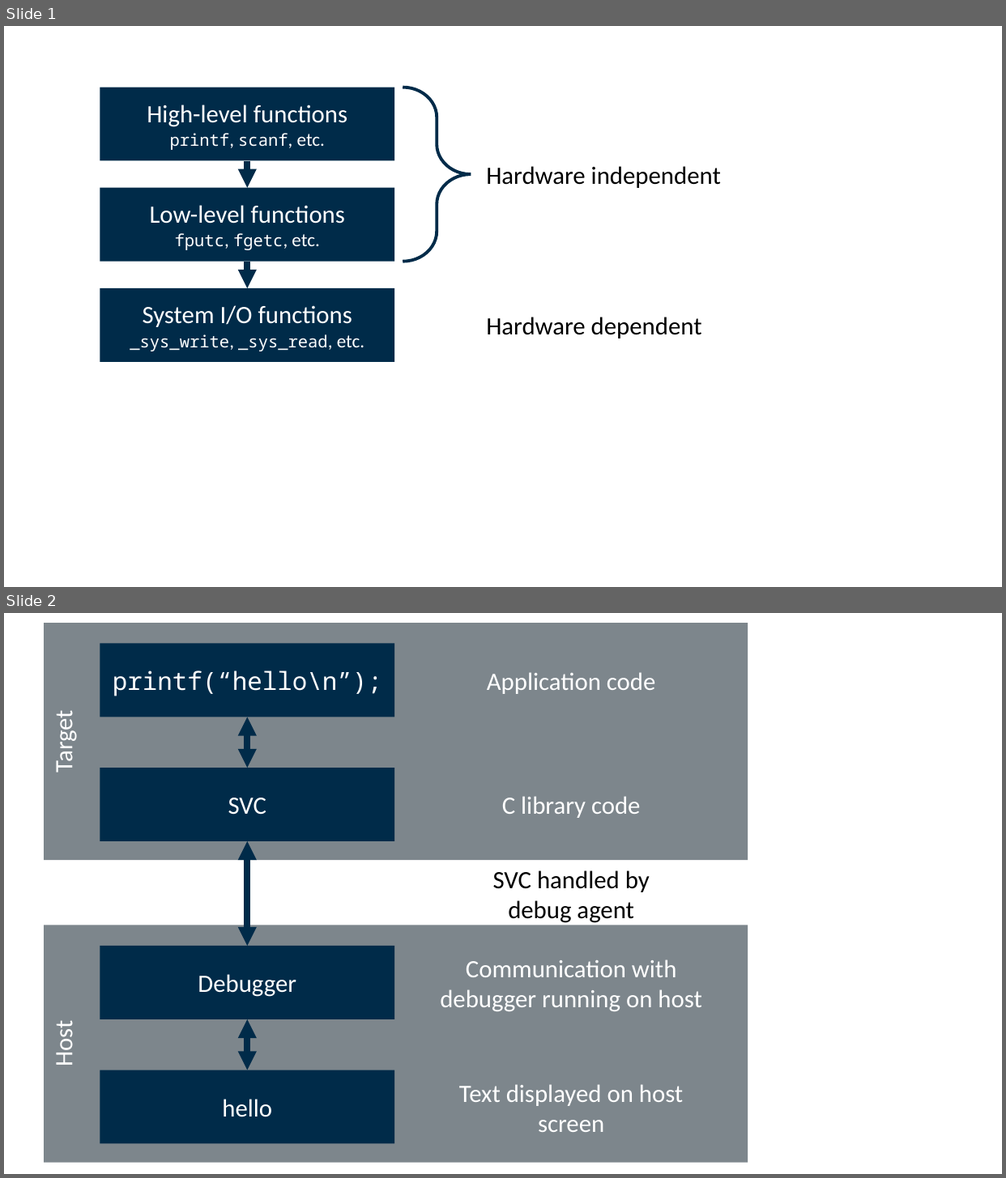
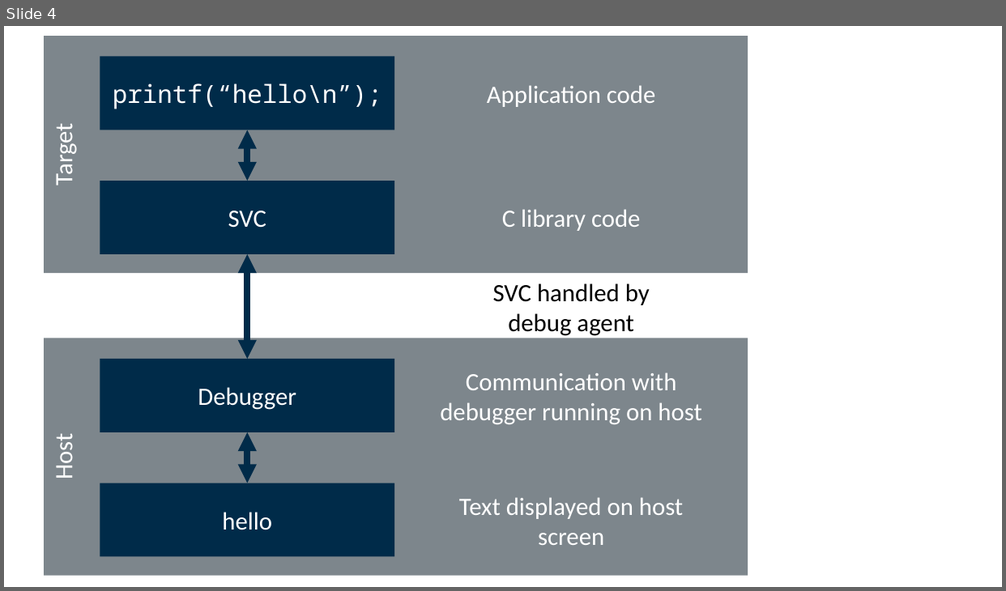
Before and after one commit to ARM-software/CMSIS-Compiler, a slide deck: doxygen/src/images/blocks.pptx. Shown one above the other, each under a label of ours: slides 1 and 2 before the commit, slide 4 after it. The pictures are 1006x1178 and 1006x591 pixels, drawn with LibreOffice and Linux fonts; fonts in the diff are those of the drawing. Boxes give left, top, right and bottom in pixels: in the first picture for what was removed or moved away, otherwise in the second. Text is boxed around its words. In the diff, an @@ line names an element or a change of style, - is before the commit and + after.

```diff
--- a/doxygen/src/images/blocks.pptx
+++ b/doxygen/src/images/blocks.pptx
@@ slide 1 removed at (x1=4, y1=26, x2=1002, y2=587), background #FFFFFF @@
@@ rectangle removed at (x1=100, y1=88, x2=394, y2=160) @@
-High-level functions
-printf, scanf, etc.
@@ right brace removed at (x1=403, y1=88, x2=471, y2=262) @@
@@ arrow removed from (247, 160) to (247, 188) @@
@@ text removed at (x1=486, y1=166, x2=721, y2=188) @@
-Hardware independent
@@ rectangle removed at (x1=100, y1=188, x2=394, y2=261) @@
-Low-level functions
-fputc, fgetc, etc.
@@ arrow removed from (247, 262) to (247, 288) @@
@@ rectangle removed at (x1=100, y1=288, x2=394, y2=362) @@
-System I/O functions
-_sys_write, _sys_read, etc.
@@ text removed at (x1=486, y1=317, x2=702, y2=339) @@
-Hardware dependent
@@ what was slide 2 is now slide 4 @@
```
Also in this commit, not shown: 3 slides added, 56 other files.
